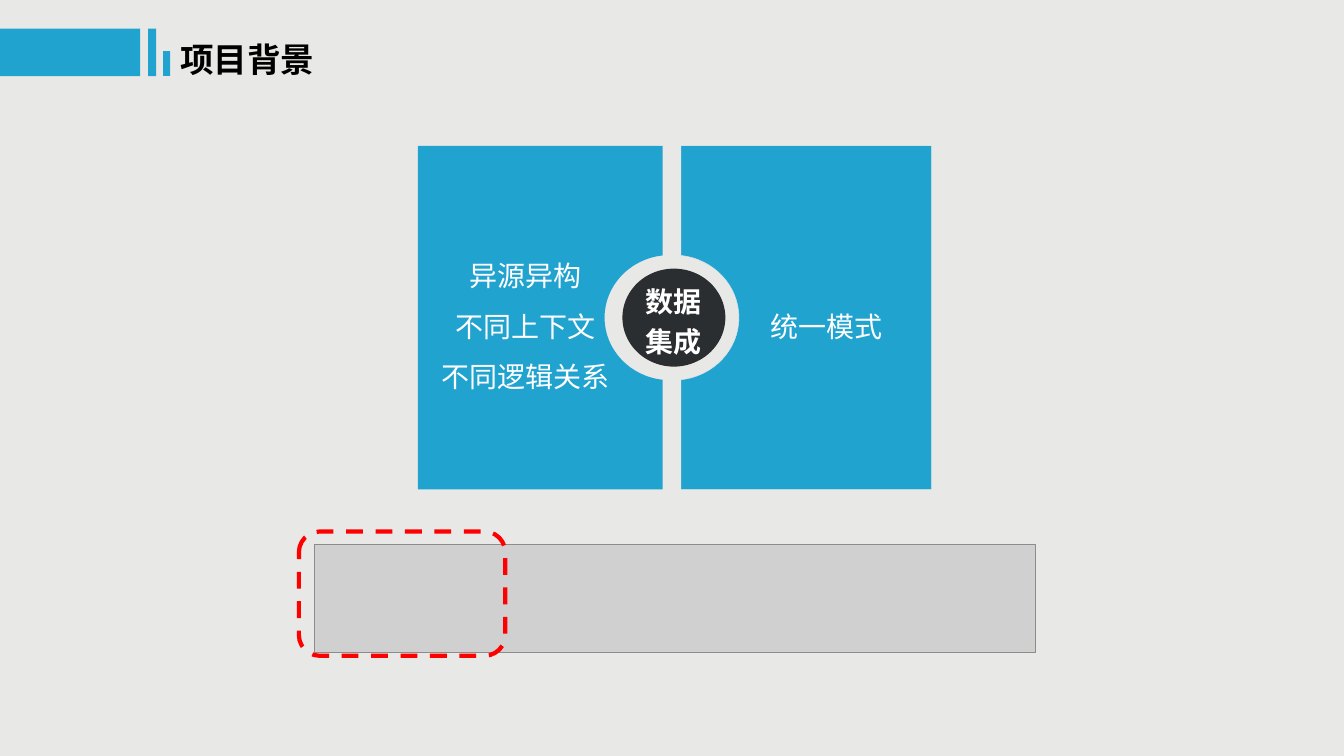
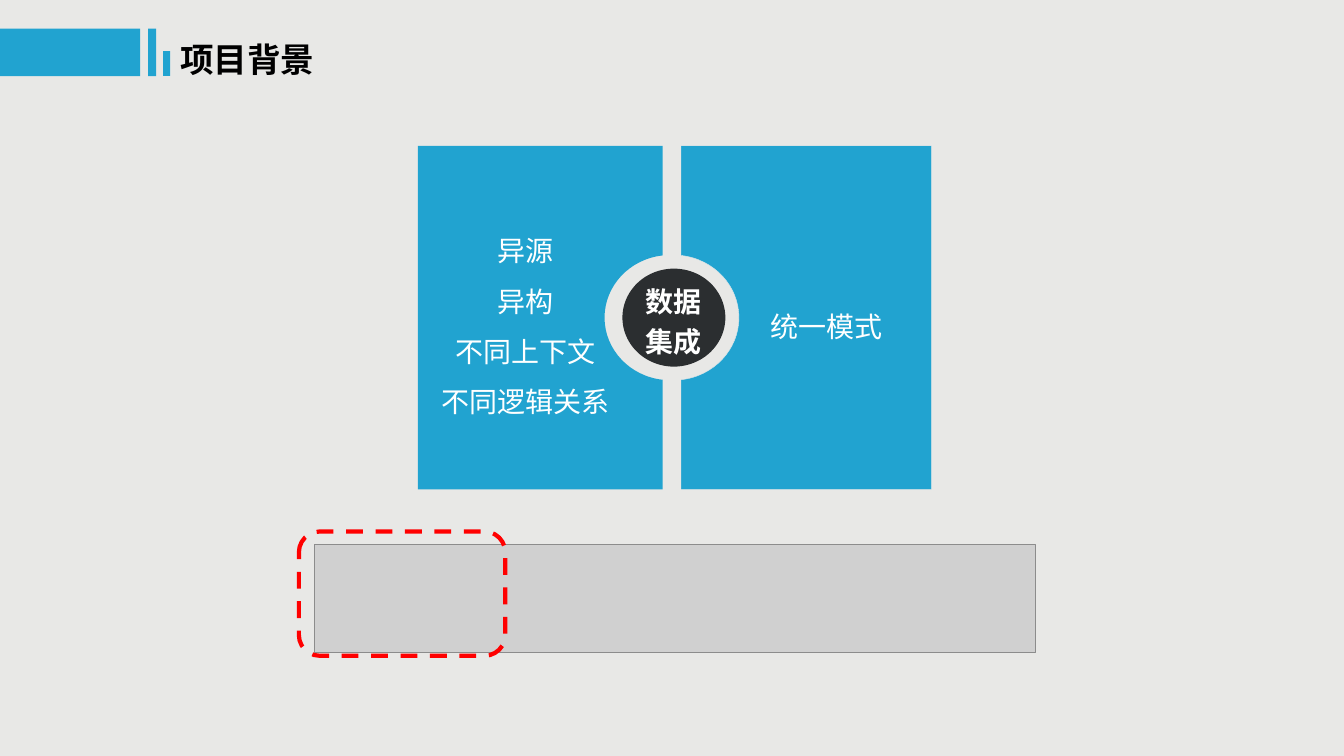
Before and after one commit to TianbaoLi/Graduation-Project, a slide deck: slide 4 of 2013级本科毕设开题检查要求+报告模板+样例/软件学院本科毕业设计（论文）开题答辩+1133730206+李天宝.pptx. Drawn at 1344x756 pixels with LibreOffice and Linux fonts; fonts in the diff are those of the drawing; grey boxes stand for pictures. Boxes give left, top, right and bottom in pixels: in the first picture for what was removed or moved away, otherwise in the second. Text is boxed around its words. In the diff, an @@ line names an element or a change of style, - is before the commit and + after.

```diff
--- a/2013级本科毕设开题检查要求+报告模板+样例/软件学院本科毕业设计（论文）开题答辩+1133730206+李天宝.pptx
+++ b/2013级本科毕设开题检查要求+报告模板+样例/软件学院本科毕业设计（论文）开题答辩+1133730206+李天宝.pptx
@@ text in freeform shape at <box>497,238,553,315</box>: text changed @@
-异源异构
+异源
+异构
```
Also in this commit, not shown: 2 other slides changed.
